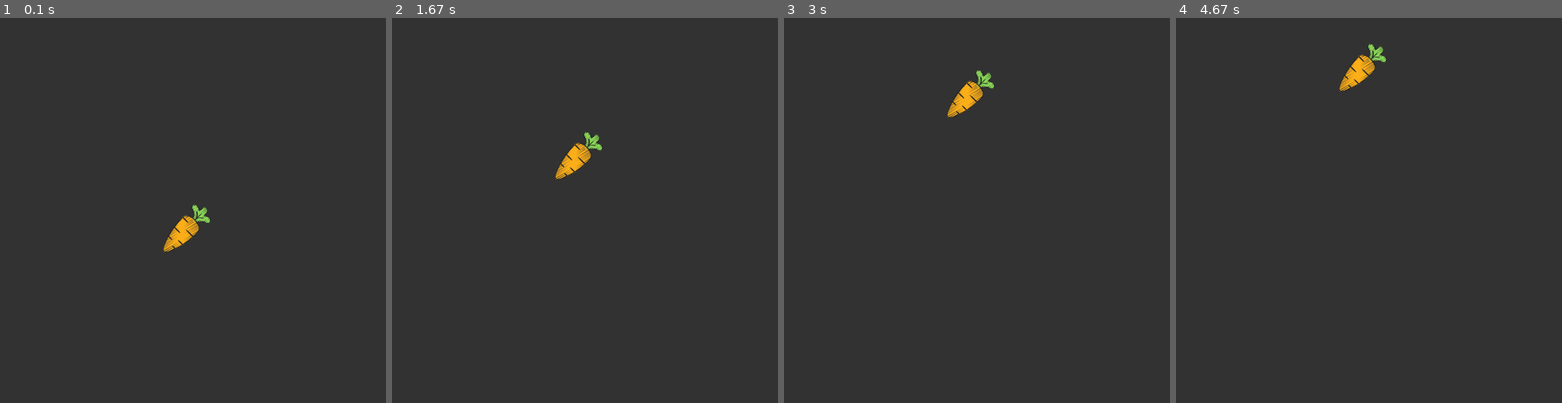
Above: before the commit, frames 1-4 (left to right).
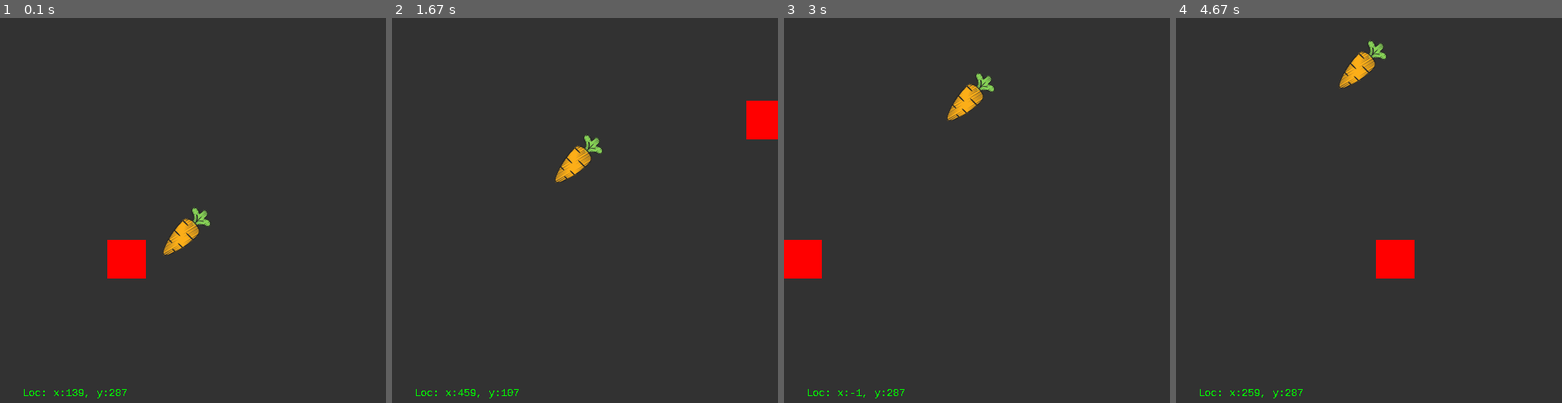
Above: after the commit, the same moments.

Repository: ViceRabbit/PyGameTesting
Game: pygame game, started from main.py
Same seed, same stepped clock (60 frames per second), same inputs: the game is played once before the commit and once after it.
Inputs:
- Up to frame 1 (0.1 s): no input
- Up to frame 2 (1.67 s): hold Right 0.33-0.8 s; hold Up 0.83-1.13 s; hold Right 1.17-1.63 s
- Up to frame 3 (3 s): hold Left 1.67-2.2 s; hold Down 2.23-2.53 s; hold Left 2.57-2.97 s
- Up to frame 4 (4.67 s): hold Up 3-3.37 s; hold Right 3.4-4.03 s; hold Down 4.07-4.43 s; hold Left from 4.47 s (still down)

The runs differ from the first frame. In frame 1, 1.5% of the frame differs, in the area x 6-55%, y 48-99%; in frame 2, 1.4%; in frame 3, 1.5%; in frame 4, 1.6%, in the area x 6-62%, y 5-99%.

Commit message:
Created boundaries & Text Instance - Gitpod

Diff:
--- a/main.py
+++ b/main.py
@@ -1,6 +1,8 @@
 import pygame
+import os
 # reference tutorial: https://www.youtube.com/watch?v=FfWpgLFMI7w&t=414s&ab_channel=freeCodeCamp.org
 # VVVVV THIS right here initalizes pygame, this is importanto everytime
+os.environ['SDL_AUDIODRIVER'] = 'disk'
 pygame.init()
 
 # VVVVV this right here is the screen -- REMEMBER you gotta set like a tuple inside parameters: set_mode((like, this))
@@ -16,15 +18,33 @@
 playerX = 210 # we dont know size of img well, 250 is half of screen size, so lowered it to 220
 playerY = 250 # close to 500, as we want it below
 
+rectX = 139
+rectY = 287
+
+rectXChange = 0
+rectYChange = 0
+
+clock = pygame.time.Clock()
+
+gamefont = pygame.font.SysFont('monospace', 14)
+
 def player(x, y):
   # VVV this should take 2 parameters: thing to draw, and tuple of x and y coords, .blit basically means to draw; we
   # are drawing img of carrot on our screen (aka surface)
   gameScreen.blit(carrotImg, (x, y))
+def rectangle(x, y):
+  pygame.draw.rect(gameScreen, (255, 0, 0), pygame.Rect(x, y, 50, 50))
 
-# VVVVV so ik replit doesnt close window but its suggested so python doesnt automatically end the code/window
-# aka * Game Loop *
+def gameTextCoordinates(fontp, textp, color, loc):
+  gametext = fontp.render(textp, False, color)
+  gameScreen.blit(gametext, loc)
+
+
+# make so it doesnt auto close code
+# aka * Game Loop * 225 281
 active = True
 inverse = True
+
 while active:
   if inverse:
     playerY -= 1
@@ -40,9 +60,32 @@
       active = False # window should be closed as well as the code
     if event.type == pygame.KEYDOWN:
       if event.key == pygame.K_LEFT:
-        print('u pressed the funny left key')
+        rectXChange -= 10
+      if event.key == pygame.K_RIGHT:
+        rectXChange += 10
+      if event.key == pygame.K_UP:
+        rectYChange -= 10
+      if event.key == pygame.K_DOWN:
+        rectYChange += 10
+    if event.type == pygame.KEYUP:
+      if event.key == pygame.K_LEFT or event.key == pygame.K_RIGHT:
+        rectXChange = 0
+      if event.key == pygame.K_UP or event.key == pygame.K_DOWN:
+        rectYChange = 0
 
   # also gameScreen.fill can be above for event, to prevent any miss-conceptions!
+  if rectX + rectXChange < 469 and rectX + rectXChange > -4:
+   rectX += rectXChange
+  if rectY + rectYChange > -6 and rectY + rectYChange < 460:
+    rectY += rectYChange
 
   player(playerX, playerY) # We want it to update (carrot) everytime!
-  pygame.display.update() # without this, any changes wouldnt occur as the display isnt updating!!
+  rectangle(rectX, rectY)
+  gameTextCoordinates(gamefont, f"Loc: x:{rectX}, y:{rectY}", (0, 255, 0), (29, 477))
+  print(rectX, rectY, flush=False, end='\r')
+  #pygame.draw.rect(gameScreen, (0, 255, 0), pygame.Rect())
+  # x, y = pygame.mouse.get_pos()
+  # print(x, y, flush=False, end='\r')
+  pygame.display.update() # 139 287 without this, any changes wouldnt occur as the display isnt updating!!
+  clock.tick(60)
+  # 199 4877
